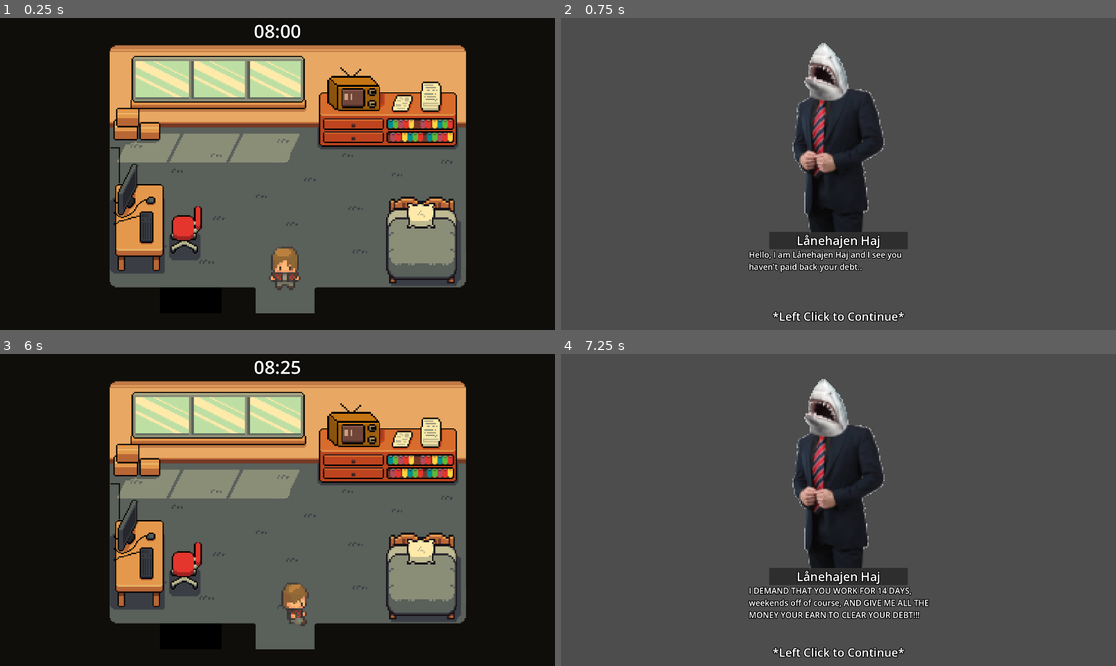
Above: before the commit, frames 1-4 (two rows, left to right).
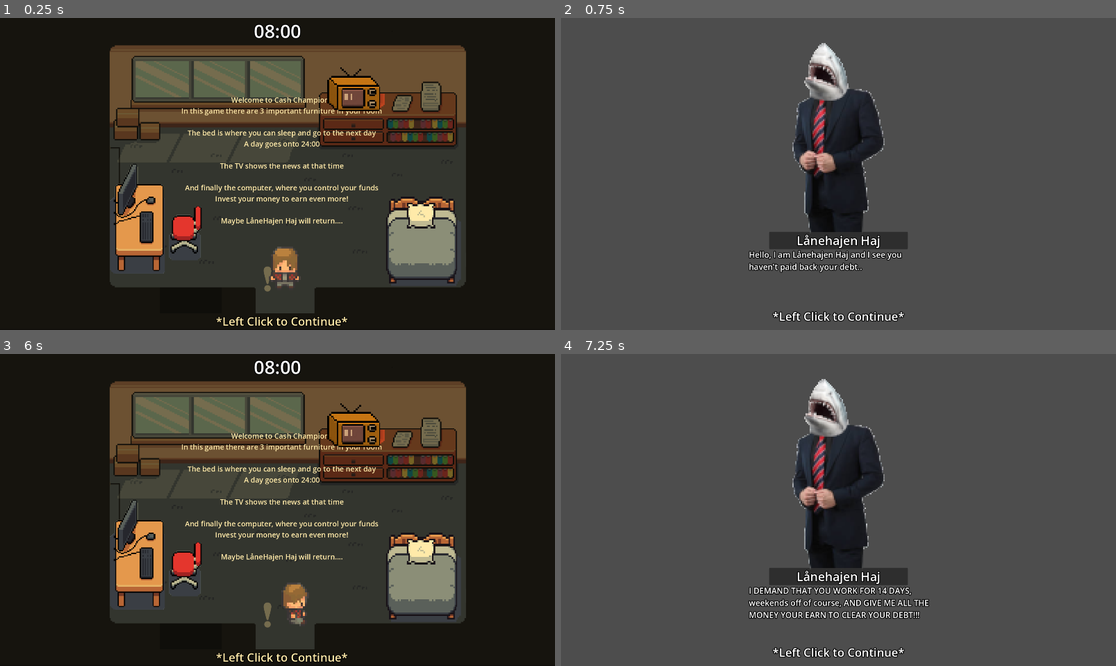
Above: after the commit, the same moments.

Repository: ThyGram/Eksamensprojekt-DDU
Game: Godot game, scene res://MainGame/main_game_bedroom.tscn
Same seed, same stepped clock (60 frames per second), same inputs: the game is played once before the commit and once after it. This scene is started directly instead of the project's main scene.
Inputs (mouse positions are in pixels of both pictures, inside the frame that each line leads up to):
- Up to frame 1 (0.25 s): no input
- Up to frame 2 (0.75 s): tap Enter (ui_accept) at 0.5 s; move the mouse to (960, 158) at 0.52 s; press the mouse at (960, 158) at 0.53 s; hold D (Right) from 0.53 s (still down)
- Up to frame 3 (6 s): tap Enter (ui_accept) at 0.77, 0.8, 1.07, 1.25, 1.35, 1.52, 1.82, 2, 2.3, 2.75, 3.02, 3.32, 3.5, 4.52, 4.82, 5.3, 5.85 s; move the mouse to (166, 525) at 1.27 s; release D (Right) at 1.28 s; release the mouse at (166, 525) at 1.28 s; hold S (Down) 1.28-2.03 s; click (166, 525) at 1.55 s; move the mouse to (333, 441) at 2.02 s; press the mouse at (333, 441) at 2.03 s; hold D (Right) 2.03-2.78 s; move the mouse to (249, 572) at 2.77 s; release the mouse at (249, 572) at 2.78 s; hold W (Up) 2.78-3.53 s; click (249, 572) at 2.85 s; move the mouse to (444, 556) at 3.52 s; hold Enter (ui_accept) 3.53-4.28 s; hold A (Left) 3.53-5.03 s; tap Escape (Escape) at 4.15 s; move the mouse to (111, 463) at 4.27 s; click (111, 463) at 4.35 s; move the mouse to (305, 510) at 5.02 s; press the mouse at (305, 510) at 5.03 s; hold S (Down) 5.03-5.78 s; move the mouse to (194, 432) at 5.77 s; release the mouse at (194, 432) at 5.78 s; hold D (Right) from 5.78 s (still down)
- Up to frame 4 (7.25 s): tap Enter (ui_accept) at 6.02, 6.32, 6.77, 6.8, 7.07 s; click (755, 432) at 6.05 s; move the mouse to (960, 494) at 6.52 s; release D (Right) at 6.53 s; press the mouse at (960, 494) at 6.53 s; hold W (Up) from 6.53 s (still down)

The runs differ from the first frame. In frame 1, 41% of the frame differs, in the area x 19-84%, y 8-99%; in frame 2, nothing differs; in frame 3, 41%, in the area x 19-84%, y 2-99%; in frame 4, nothing differs.

Commit message:
Tutorial Exlcamtion mark

Diff:
--- a/GodotGame/MainGame/Computer/computer_bank.tscn
+++ b/GodotGame/MainGame/Computer/computer_bank.tscn
@@ -223,6 +223,26 @@
 horizontal_alignment = 1
 vertical_alignment = 1
 
+[node name="Click" type="Label" parent="TutorialPanel"]
+layout_mode = 1
+anchors_preset = 7
+anchor_left = 0.5
+anchor_top = 1.0
+anchor_right = 0.5
+anchor_bottom = 1.0
+offset_left = -298.0
+offset_top = -75.0
+offset_right = 298.0
+offset_bottom = -20.0
+grow_horizontal = 2
+grow_vertical = 0
+theme_override_colors/font_outline_color = Color(0, 0, 0, 1)
+theme_override_constants/outline_size = 10
+theme_override_font_sizes/font_size = 40
+text = "*Left Click to Continue*"
+horizontal_alignment = 1
+vertical_alignment = 1
+
 [connection signal="pressed" from="Transfer In" to="." method="_on_transfer_in_pressed"]
 [connection signal="pressed" from="Transfer In" to="." method="_on_transfer_pressed"]
 [connection signal="pressed" from="Transfer Out" to="." method="_on_transfer_out_pressed"]
--- a/GodotGame/MainGame/Computer/computer_calender.tscn
+++ b/GodotGame/MainGame/Computer/computer_calender.tscn
@@ -517,4 +517,24 @@
 theme_override_font_sizes/font_size = 30
 text = "TUTORIAL TEXT"
 
+[node name="Click" type="Label" parent="TutorialPanel"]
+layout_mode = 1
+anchors_preset = 7
+anchor_left = 0.5
+anchor_top = 1.0
+anchor_right = 0.5
+anchor_bottom = 1.0
+offset_left = -298.0
+offset_top = -75.0
+offset_right = 298.0
+offset_bottom = -20.0
+grow_horizontal = 2
+grow_vertical = 0
+theme_override_colors/font_outline_color = Color(0, 0, 0, 1)
+theme_override_constants/outline_size = 10
+theme_override_font_sizes/font_size = 40
+text = "*Left Click to Continue*"
+horizontal_alignment = 1
+vertical_alignment = 1
+
 [connection signal="pressed" from="ReturnButton" to="." method="_on_return_button_pressed"]
--- a/GodotGame/MainGame/Computer/computer_stocks.tscn
+++ b/GodotGame/MainGame/Computer/computer_stocks.tscn
@@ -158,6 +158,26 @@
 horizontal_alignment = 1
 vertical_alignment = 1
 
+[node name="Click" type="Label" parent="TutorialPanel"]
+layout_mode = 1
+anchors_preset = 7
+anchor_left = 0.5
+anchor_top = 1.0
+anchor_right = 0.5
+anchor_bottom = 1.0
+offset_left = -298.0
+offset_top = -75.0
+offset_right = 298.0
+offset_bottom = -20.0
+grow_horizontal = 2
+grow_vertical = 0
+theme_override_colors/font_outline_color = Color(0, 0, 0, 1)
+theme_override_constants/outline_size = 10
+theme_override_font_sizes/font_size = 40
+text = "*Left Click to Continue*"
+horizontal_alignment = 1
+vertical_alignment = 1
+
 [connection signal="pressed" from="Panel/Invest" to="." method="_on_invest_pressed"]
 [connection signal="pressed" from="Panel/Sell" to="." method="_on_sell_pressed"]
 [connection signal="pressed" from="ReturnButton" to="." method="_on_return_button_pressed"]
--- a/GodotGame/MainGame/main_game_bedroom.gd
+++ b/GodotGame/MainGame/main_game_bedroom.gd
@@ -18,6 +18,14 @@
 			get_tree().paused = true
 			var SummaryNode = SummaryPopup.instantiate()
 			add_child(SummaryNode)
+	if !storage.BedroomTutorial or storage.BedroomTutorial == null:
+		storage.BedroomTutorial = false
+		$TutorialPanel.visible = true
+	else:
+		$TutorialPanel.queue_free()
+
+	if storage.Day == 5 and (!storage.SharkTalk5 or storage.SharkTalk5 == null):
+		$"SHARK IS HERE".visible = true
 
 func NewDay():
 	if (storage.Day < 10):
@@ -31,6 +39,9 @@
 		get_tree().paused = true
 		var PauseMenuNode = PauseMenu.instantiate()
 		add_child(PauseMenuNode)
+	if event.is_action_pressed("LeftClick") and !storage.BedroomTutorial:
+		$TutorialPanel.queue_free()
+		storage.BedroomTutorial = true
 
 func Gamewatch_Increase():
 	var GameWatch = storage.GameWatch
--- a/GodotGame/MainGame/main_game_bedroom.tscn
+++ b/GodotGame/MainGame/main_game_bedroom.tscn
@@ -621,6 +621,7 @@
 
 [node name="GameTimer" type="Label" parent="."]
 top_level = true
+z_index = 2
 anchors_preset = 5
 anchor_left = 0.5
 anchor_right = 0.5
@@ -633,6 +634,72 @@
 theme_override_font_sizes/font_size = 64
 text = "08:00"
 
+[node name="TutorialPanel" type="Panel" parent="."]
+z_index = 1
+offset_left = -11.0
+offset_top = -16.0
+offset_right = 1961.0
+offset_bottom = 1077.0
+
+[node name="TutorialText" type="Label" parent="TutorialPanel"]
+layout_mode = 1
+anchors_preset = 8
+anchor_left = 0.5
+anchor_top = 0.5
+anchor_right = 0.5
+anchor_bottom = 0.5
+offset_left = -351.0
+offset_top = -264.5
+offset_right = 351.0
+offset_bottom = 264.5
+grow_horizontal = 2
+grow_vertical = 2
+theme_override_font_sizes/font_size = 25
+text = "Welcome to Cash Champions
+In this game there are 3 important furniture in your room
+
+The bed is where you can sleep and go to the next day
+A day goes onto 24:00
+
+The TV shows the news at that time
+
+And finally the computer, where you control your funds
+Invest your money to earn even more!
+
+Maybe LåneHajen Haj will return....
+
+
+"
+horizontal_alignment = 1
+vertical_alignment = 1
+
+[node name="Click" type="Label" parent="TutorialPanel"]
+layout_mode = 1
+anchors_preset = 7
+anchor_left = 0.5
+anchor_top = 1.0
+anchor_right = 0.5
+anchor_bottom = 1.0
+offset_left = -298.0
+offset_top = -55.0
+offset_right = 298.0
+grow_horizontal = 2
+grow_vertical = 0
+theme_override_colors/font_outline_color = Color(0, 0, 0, 1)
+theme_override_constants/outline_size = 10
+theme_override_font_sizes/font_size = 40
+text = "*Left Click to Continue*"
+horizontal_alignment = 1
+vertical_alignment = 1
+
+[node name="SHARK IS HERE" type="Label" parent="."]
+offset_left = 906.0
+offset_top = 817.0
+offset_right = 1071.0
+offset_bottom = 982.0
+theme_override_font_sizes/font_size = 120
+text = "❗"
+
 [connection signal="body_entered" from="Computer/Area2D" to="Player" method="_on_computer_body_entered"]
 [connection signal="body_exited" from="Computer/Area2D" to="Player" method="_on_computer_body_exited"]
 [connection signal="body_entered" from="Bed/StaticBody2D/Area2D" to="Player" method="_on_bed_body_entered"]
--- a/GodotGame/MainGame/main_game_doorchat.gd
+++ b/GodotGame/MainGame/main_game_doorchat.gd
@@ -19,6 +19,7 @@
 	elif storage.Day == 5:
 		$Panel/Dialogue.text = Dialogue2[0]
 		currDialogue = Dialogue2
+		storage.SharkTalk5 = true
 	elif storage.Day == 10:
 		if storage.Money > 10000:
 			$Panel/Dialogue.text = Dialogue3Win[0]
--- a/GodotGame/Menu/Leaderboard.tscn
+++ b/GodotGame/Menu/Leaderboard.tscn
@@ -173,6 +173,7 @@
 horizontal_alignment = 1
 
 [node name="ReturnButton" type="Button" parent="."]
+layout_mode = 0
 offset_left = 100.0
 offset_top = 50.0
 offset_right = 280.0
--- a/GodotGame/PopUps/PauseMenu.gd
+++ b/GodotGame/PopUps/PauseMenu.gd
@@ -4,7 +4,6 @@
 # Called when the node enters the scene tree for the first time.
 func _ready():
 	$Panel/Title.text = "Game Paused - Day " + str(storage.Day)
-
 
 # Called every frame. 'delta' is the elapsed time since the previous frame.
 func _process(delta):
--- a/GodotGame/SingleTon.gd
+++ b/GodotGame/SingleTon.gd
@@ -21,6 +21,9 @@
 var BankTutorial : bool
 var StockTutorial : bool
 var CalenderTutorial : bool
+var BedroomTutorial : bool
+
+var SharkTalk5 : bool
 
 var Goodnews : String = "No News"
 var Badnews : String = "No News"
@@ -52,11 +55,14 @@
 	Badnews = storage.Badnews
 
 	#TUTORIALS
+	BedroomTutorial = storage.BedroomTutorial
 	ComputerTutorial = storage.ComputerTutorial
 	TVTutorial = storage.TVTutorial
 	StockTutorial = storage.StockTutorial
 	BankTutorial = storage.BankTutorial
 	CalenderTutorial = storage.CalenderTutorial
+
+	SharkTalk5 = storage.SharkTalk5
 
 	# Stocks
 	Stocks = storage.Stocks
@@ -101,7 +107,7 @@
 					Stocks[randomstock][1] = false
 
 func _on_gametimer_timeout():
-	if GameWatch < 1440 and GameStarted:
+	if GameWatch < 1440 and GameStarted and BedroomTutorial:
 		GameWatch += 5
 		var hour : float = float(GameWatch) / 60.0
 		if floor(hour) == hour and int(floor(hour)) % 2 == int(hour) % 2:
